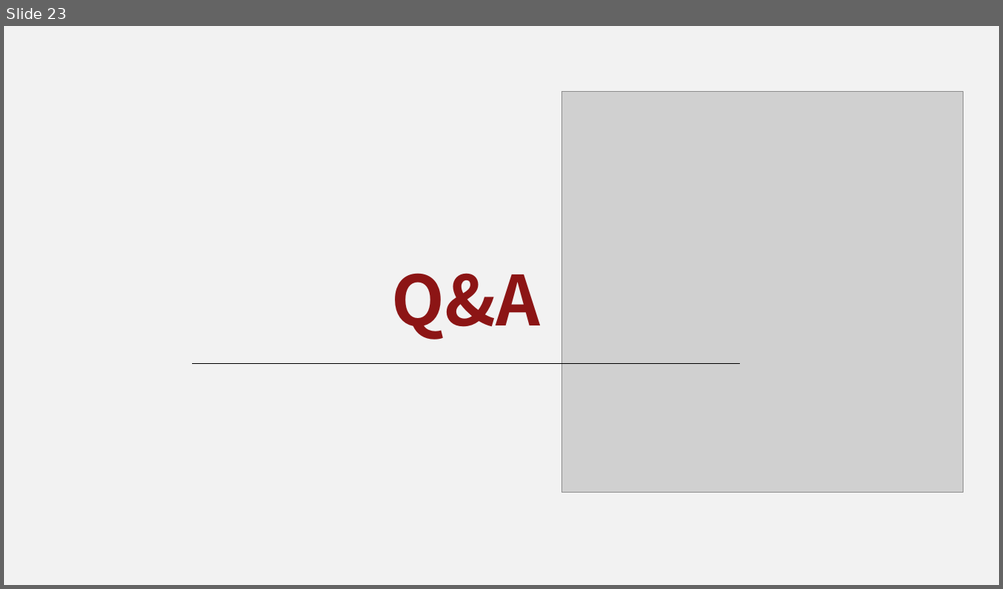
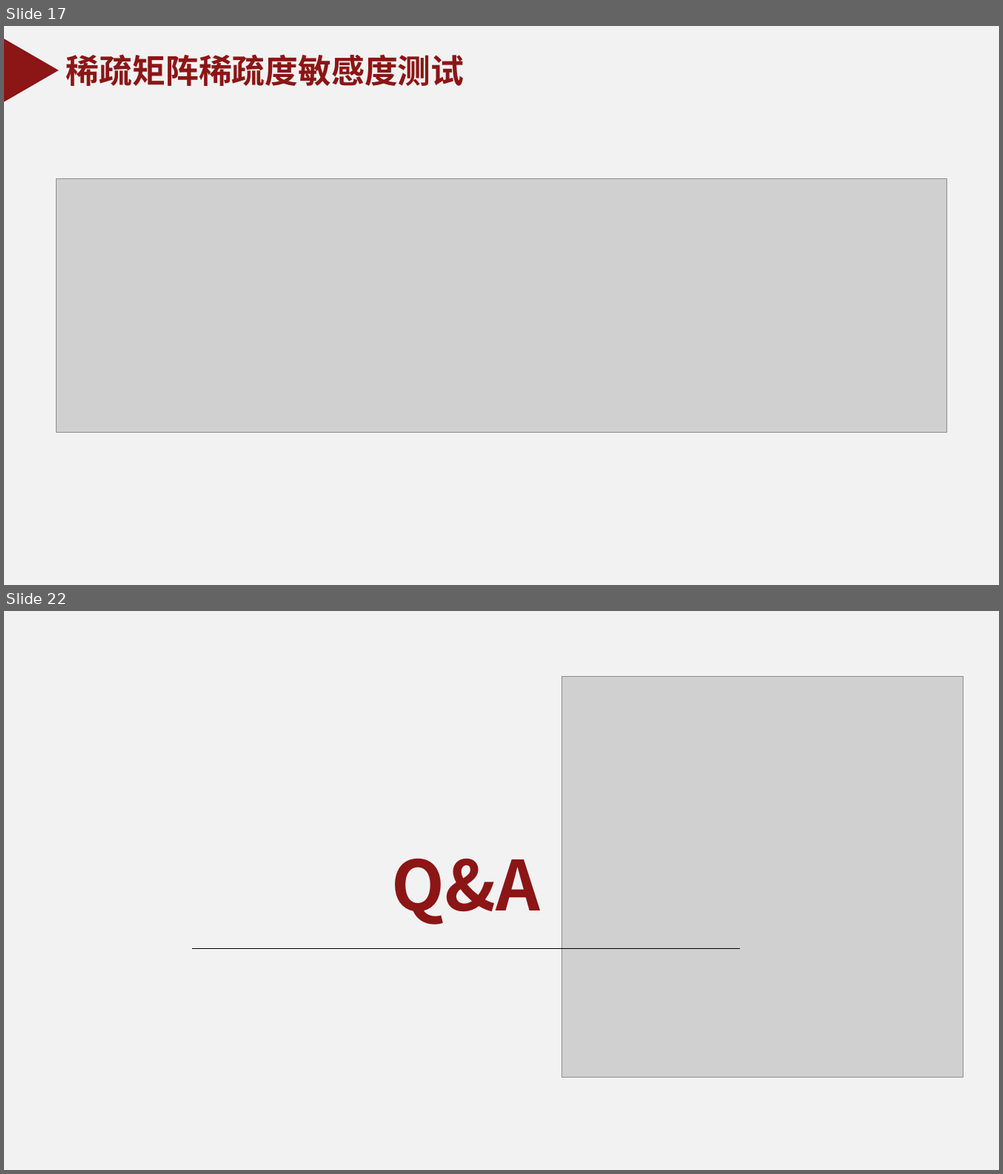
Before and after one commit to YangFan0918/assignment-submission-template, a slide deck: 汇报ppt.pptx. Shown one above the other, each under a label of ours: slide 23 before the commit, slides 17 and 22 after it; the slides between them are not shown. The pictures are 1003x589 and 1003x1174 pixels, drawn with LibreOffice and Linux fonts; fonts in the diff are those of the drawing; grey boxes stand for pictures; background and template pictures are left out. Boxes give left, top, right and bottom in pixels: in the first picture for what was removed or moved away, otherwise in the second. Text is boxed around its words. In the diff, an @@ line names an element or a change of style, - is before the commit and + after.

```diff
--- a/汇报ppt.pptx
+++ b/汇报ppt.pptx
@@ slide 17 added at (4, 26, 999, 585), background #F2F2F2 @@
@@ triangle added at (4, 39, 59, 102), fill #8C1515 @@
@@ text added at (66, 54, 464, 86), 32 pt, text #8C1515, bold @@
+稀疏矩阵稀疏度敏感度测试
@@ picture added at (57, 179, 946, 432) @@
@@ what was slide 23 is now slide 22 @@
```
Also in this commit, not shown: 7 slides changed, 11 other slides added, 13 slides removed, 3 other files.
